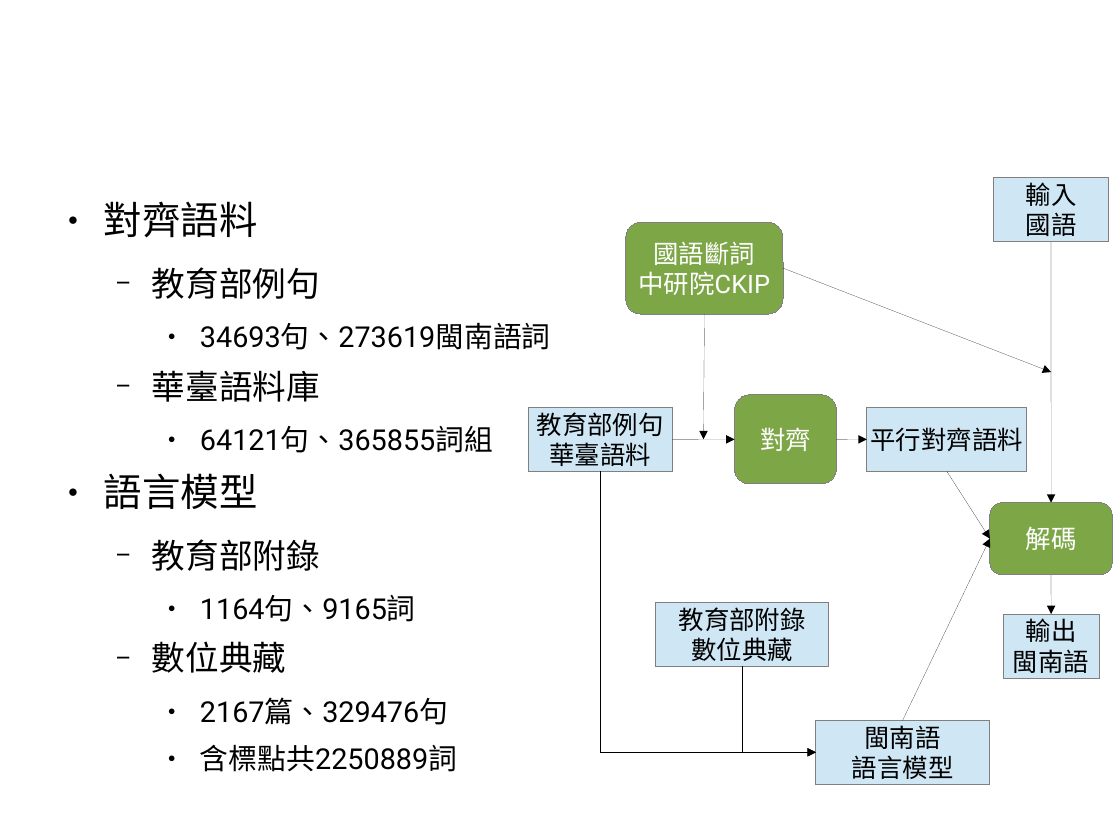
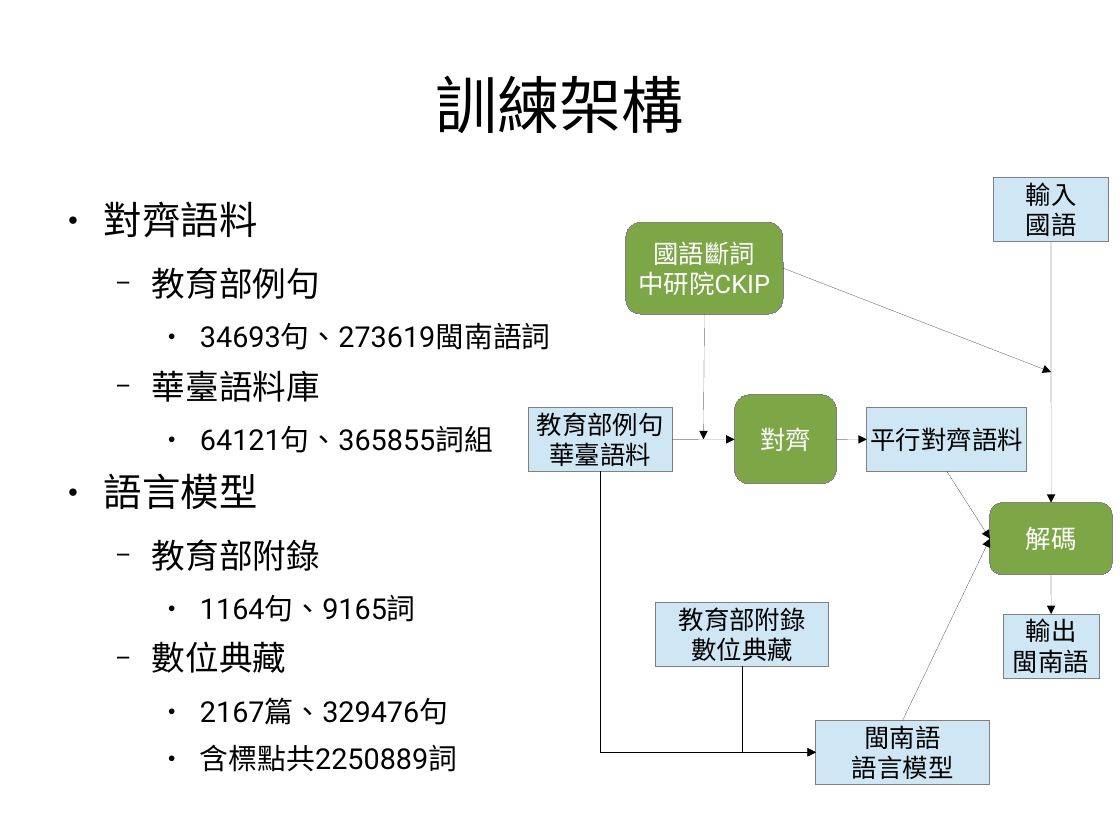
Before and after one commit to sih4sing5hong5/po3-ko3_tau5-iann2-phinn3, a slide deck: slide 13 of 翻譯報告.odp. Drawn at 1120x840 pixels with LibreOffice and Linux fonts; fonts in the diff are those of the drawing. Boxes give left, top, right and bottom in pixels: in the first picture for what was removed or moved away, otherwise in the second. Text is boxed around its words. In the diff, an @@ line names an element or a change of style, - is before the commit and + after.

```diff
--- a/翻譯報告.odp
+++ b/翻譯報告.odp
@@ title added at box(436, 75, 684, 133), 44 pt, text #000000 @@
+訓練架構
```
Also in this commit, not shown: 7 other slides changed, 5 slides added.
